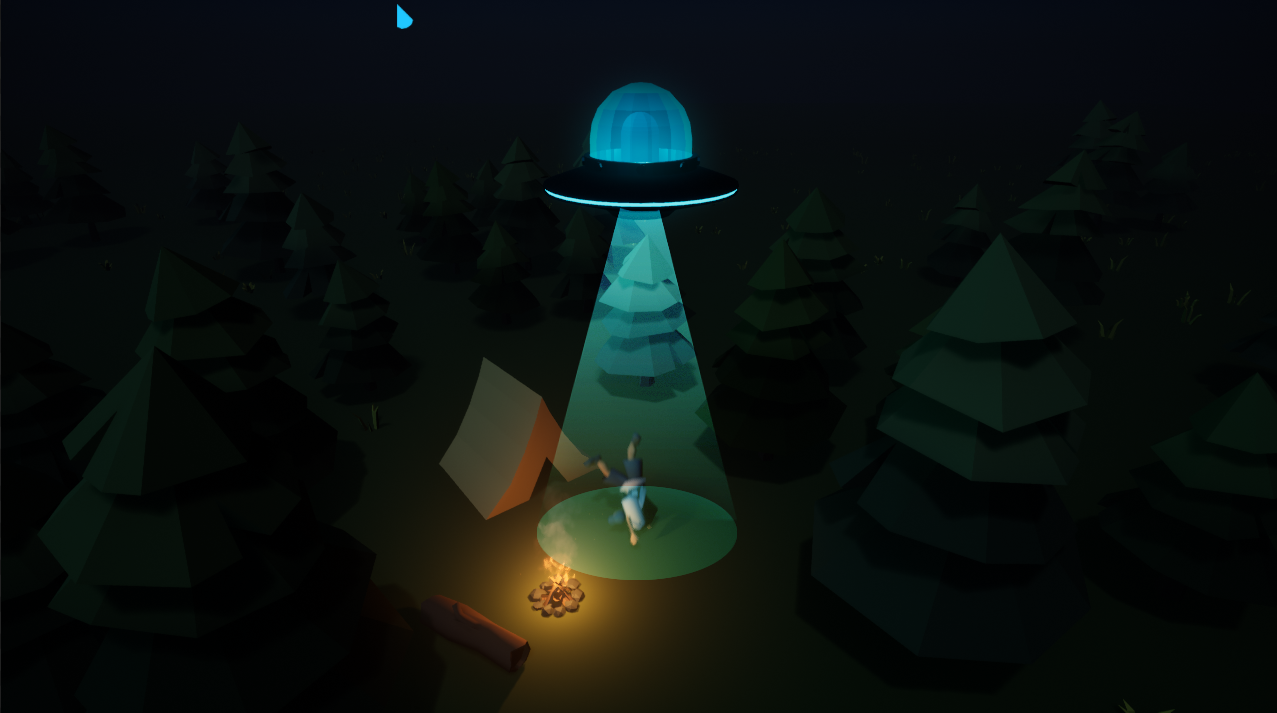
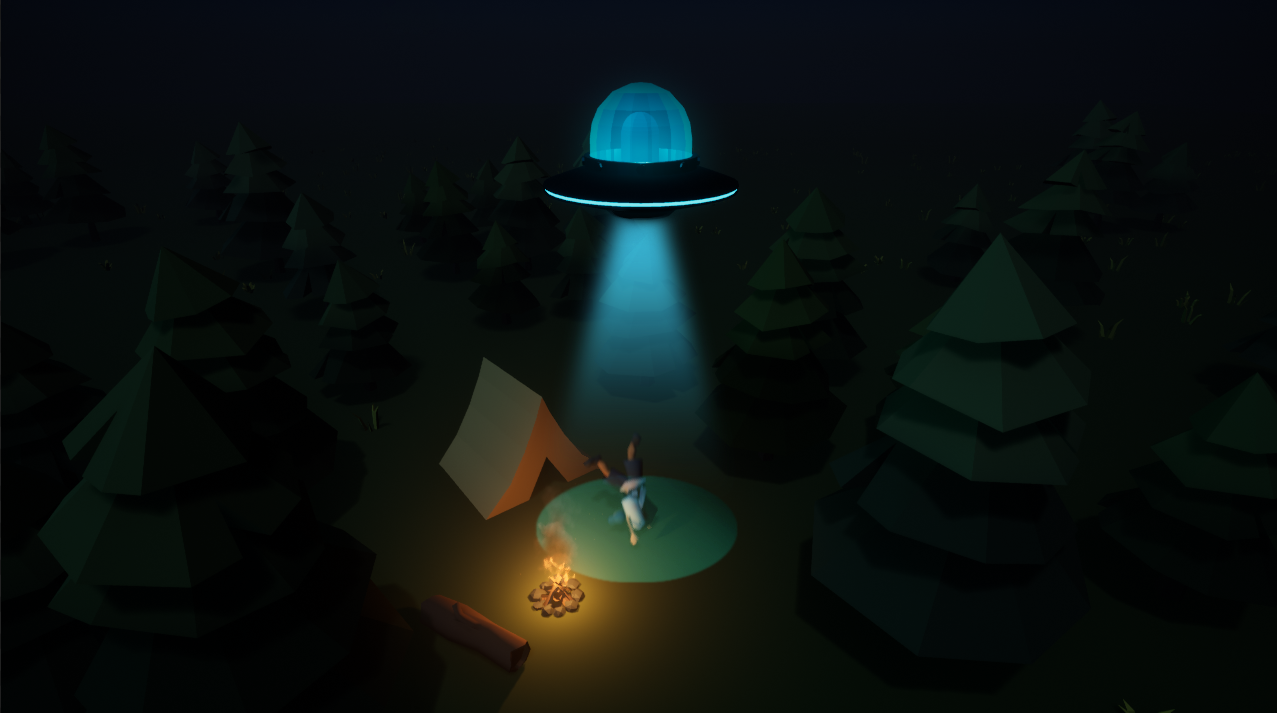
Before/after of a 1277×713 layered artwork. What changed in the layer stack:
removed layer "Layer 3" (was soft light) over [537, 486, 737, 580]
added layer "Layer 6" (1st of 2) (hard light, 18%) above "Layer 6" over [535, 474, 738, 584]
added layer "Layer 6" (2nd of 2) (soft light) above "Layer 4" over [535, 474, 738, 584]
added layer "Layer 4" above "Group 1" over [544, 207, 732, 498]
hid group "Group 1" (3 layers) over [537, 202, 737, 521]
painted on "Layer 1" over [396, 4, 414, 29]
